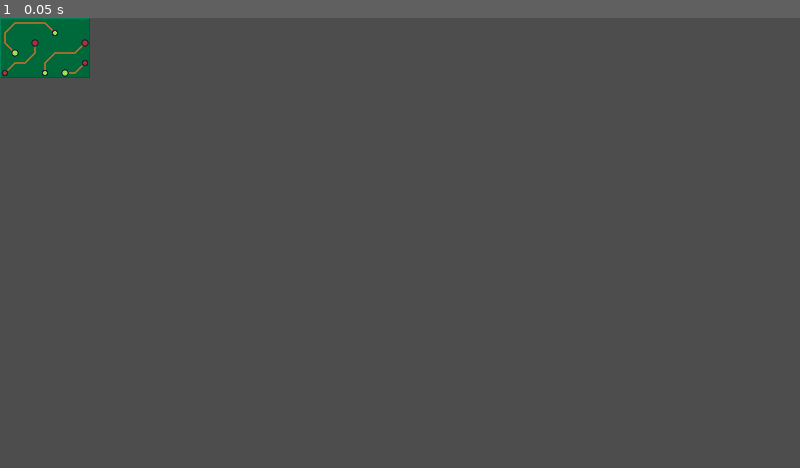
Above: before the commit, frame 1.
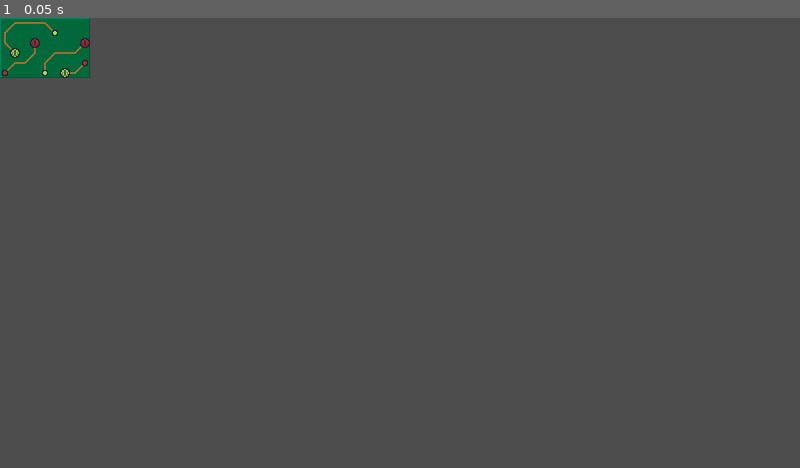
Above: after the commit, the same moment.

Repository: GodMadeEarth/Mini-Jame-Gam-16
Game: Godot game, scene res://timmysoup/circuit_board_2d.tscn
Two runs of this game, one before a commit and one after it. Both use one fixed random seed, a clock stepped at 60 frames per second and the inputs below. This scene is started directly instead of the project's main scene.
Inputs:
- Up to frame 1 (0.05 s): no input

The runs differ from the first frame. In frame 1, less than 0.1% of the frame differs, in the area x 1-12%, y 4-14%.

Commit message:
Circuit Board v6

Diff:
--- a/Taped Logic/timmysoup/CircuitBoard2D.gd
+++ b/Taped Logic/timmysoup/CircuitBoard2D.gd
@@ -1,23 +1,12 @@
 extends TileMap
-
-#right = 1>9
-#bottomRight = 3>7-15
-#bottom = 5>13
-#bottomLeft = 7>3-11
-#left = 9>1
-#topLeft = 11>7-15
-#top = 13>5
-#topRight = 15>3-11
-
-
 
 
 
 func _ready():
-	print(tiles_connected())
+	print(get_wire_group(Vector2i(1,1)))
 
 func _process(delta):
-	set_cell(3,Vector2i(0,0),-1,Vector2i(0,0))
+	pass
 
 func get_components_of_type(atlasCord = Vector2i(0,1)):
 	var components = get_used_cells(0)
@@ -35,35 +24,35 @@
 	var direction = Vector2i(cell1Position - cell2Position)
 
 	if direction == Vector2i(1,0):#Left
-		if get_cell_tile_data(1,cell1Position).get_terrain_peering_bit(7) == 0 and get_cell_tile_data(1,cell2Position).get_terrain_peering_bit(3) == 0:
+		if get_cell_tile_data(1,cell1Position).get_terrain_peering_bit(7) != -1 and get_cell_tile_data(1,cell2Position).get_terrain_peering_bit(3) != -1:
 			return true
-		elif get_cell_tile_data(1,cell1Position).get_terrain_peering_bit(9) == 0 and get_cell_tile_data(1,cell2Position).get_terrain_peering_bit(1) == 0:
+		elif get_cell_tile_data(1,cell1Position).get_terrain_peering_bit(8) != -1 and get_cell_tile_data(1,cell2Position).get_terrain_peering_bit(0) != -1:
 			return true
-		elif get_cell_tile_data(1,cell1Position).get_terrain_peering_bit(11) == 0 and get_cell_tile_data(1,cell2Position).get_terrain_peering_bit(15) == 0:
+		elif get_cell_tile_data(1,cell1Position).get_terrain_peering_bit(11) != -1 and get_cell_tile_data(1,cell2Position).get_terrain_peering_bit(15) != -1:
 			return true
 
 	elif direction == Vector2i(-1,0):#Right
-		if get_cell_tile_data(1,cell1Position).get_terrain_peering_bit(3) == 0 and get_cell_tile_data(1,cell2Position).get_terrain_peering_bit(7) == 0:
+		if get_cell_tile_data(1,cell1Position).get_terrain_peering_bit(3) != -1 and get_cell_tile_data(1,cell2Position).get_terrain_peering_bit(7) != -1:
 			return true
-		elif get_cell_tile_data(1,cell1Position).get_terrain_peering_bit(1) == 0 and get_cell_tile_data(1,cell2Position).get_terrain_peering_bit(9) == 0:
+		elif get_cell_tile_data(1,cell1Position).get_terrain_peering_bit(0) != -1 and get_cell_tile_data(1,cell2Position).get_terrain_peering_bit(8) != -1:
 			return true
-		elif get_cell_tile_data(1,cell1Position).get_terrain_peering_bit(15) == 0 and get_cell_tile_data(1,cell2Position).get_terrain_peering_bit(11) == 0:
+		elif get_cell_tile_data(1,cell1Position).get_terrain_peering_bit(15) != -1 and get_cell_tile_data(1,cell2Position).get_terrain_peering_bit(11) != -1:
 			return true
 
 	elif  direction == Vector2i(0,1):#Up
-		if get_cell_tile_data(1,cell1Position).get_terrain_peering_bit(11) == 0 and get_cell_tile_data(1,cell2Position).get_terrain_peering_bit(7) == 0:
+		if get_cell_tile_data(1,cell1Position).get_terrain_peering_bit(11) != -1 and get_cell_tile_data(1,cell2Position).get_terrain_peering_bit(7) != -1:
 			return true
-		elif get_cell_tile_data(1,cell1Position).get_terrain_peering_bit(13) == 0 and get_cell_tile_data(1,cell2Position).get_terrain_peering_bit(5) == 0:
+		elif get_cell_tile_data(1,cell1Position).get_terrain_peering_bit(12) != -1 and get_cell_tile_data(1,cell2Position).get_terrain_peering_bit(4) != -1:
 			return true
-		elif get_cell_tile_data(1,cell1Position).get_terrain_peering_bit(15) == 0 and get_cell_tile_data(1,cell2Position).get_terrain_peering_bit(3) == 0:
+		elif get_cell_tile_data(1,cell1Position).get_terrain_peering_bit(15) != -1 and get_cell_tile_data(1,cell2Position).get_terrain_peering_bit(3) != -1:
 			return true
 
 	elif direction == Vector2i(0,-1):#Down
-		if get_cell_tile_data(1,cell1Position).get_terrain_peering_bit(7) == 0 and get_cell_tile_data(1,cell2Position).get_terrain_peering_bit(11) == 0:
+		if get_cell_tile_data(1,cell1Position).get_terrain_peering_bit(7) != -1 and get_cell_tile_data(1,cell2Position).get_terrain_peering_bit(11) != -1:
 			return true
-		elif get_cell_tile_data(1,cell1Position).get_terrain_peering_bit(5) == 0 and get_cell_tile_data(1,cell2Position).get_terrain_peering_bit(13) == 0:
+		elif get_cell_tile_data(1,cell1Position).get_terrain_peering_bit(4) != -1 and get_cell_tile_data(1,cell2Position).get_terrain_peering_bit(12) != -1:
 			return true
-		elif get_cell_tile_data(1,cell1Position).get_terrain_peering_bit(3) == 0 and get_cell_tile_data(1,cell2Position).get_terrain_peering_bit(15) == 0:
+		elif get_cell_tile_data(1,cell1Position).get_terrain_peering_bit(3) != -1 and get_cell_tile_data(1,cell2Position).get_terrain_peering_bit(15) != -1:
 			return true
 
 	else:
@@ -73,30 +62,32 @@
 	var processedWires = []
 	var wiresToProcess = [rootCellPosition]
 	var quantumWire = Vector2i()
+
 	while wiresToProcess.size() != 0:
+
 		quantumWire = wiresToProcess[0]
 		quantumWire.x += 1
-		if quantumWire in get_used_cells(1):
+		if quantumWire in get_used_cells(1) and quantumWire not in processedWires:
 			if tiles_connected(wiresToProcess[0],quantumWire):
 				wiresToProcess.append(quantumWire)
 
 		quantumWire = wiresToProcess[0]
 		quantumWire.x -= 1
-		if quantumWire in get_used_cells(1):
+		if quantumWire in get_used_cells(1) and quantumWire not in processedWires:
 			if tiles_connected(wiresToProcess[0],quantumWire):
 				wiresToProcess.append(quantumWire)
 
 		quantumWire = wiresToProcess[0]
 		quantumWire.y += 1
-		if quantumWire in get_used_cells(1):
+		if quantumWire in get_used_cells(1) and quantumWire not in processedWires:
 			if tiles_connected(wiresToProcess[0],quantumWire):
 				wiresToProcess.append(quantumWire)
 
 		quantumWire = wiresToProcess[0]
 		quantumWire.y -= 1
-		if quantumWire in get_used_cells(1):
+		if quantumWire in get_used_cells(1) and quantumWire not in processedWires:
 			if tiles_connected(wiresToProcess[0],quantumWire):
 				wiresToProcess.append(quantumWire)
 
-		processedWires.append(wiresToProcess[0]);wiresToProcess.erase(0)
+		processedWires.append(wiresToProcess[0]);wiresToProcess.erase(wiresToProcess[0])
 	return processedWires
--- a/Taped Logic/timmysoup/circuit_board_2d.tscn
+++ b/Taped Logic/timmysoup/circuit_board_2d.tscn
@@ -1,8 +1,9 @@
-[gd_scene load_steps=8 format=3 uid="uid://n8onstf5hnay"]
+[gd_scene load_steps=9 format=3 uid="uid://n8onstf5hnay"]
 
 [ext_resource type="Texture2D" uid="uid://cjeirvfpn82fv" path="res://timmysoup/Demo Circuitboard-Sheet.png" id="2_17xg2"]
 [ext_resource type="Texture2D" uid="uid://bfnn13j1du21a" path="res://timmysoup/CircutBoardV22.png" id="3_ch7eq"]
 [ext_resource type="Texture2D" uid="uid://c3sgr48q13k6q" path="res://timmysoup/components-Sheet.png" id="3_rl48i"]
+[ext_resource type="Script" path="res://timmysoup/CircuitBoard2D.gd" id="4_giflo"]
 
 [sub_resource type="TileSetAtlasSource" id="TileSetAtlasSource_pypoi"]
 texture = ExtResource("3_rl48i")
@@ -10,6 +11,15 @@
 1:0/0 = 0
 0:1/0 = 0
 1:1/0 = 0
+3:0/0 = 0
+3:1/0 = 0
+4:1/0 = 0
+4:0/0 = 0
+5:0/0 = 0
+5:1/0 = 0
+2:0/size_in_atlas = Vector2i(1, 2)
+2:0/0 = 0
+2:0/0/texture_origin = Vector2i(0, 8)
 
 [sub_resource type="TileSetAtlasSource" id="TileSetAtlasSource_bnisy"]
 texture = ExtResource("2_17xg2")
@@ -211,3 +221,4 @@
 layer_2/y_sort_origin = 0
 layer_2/z_index = 2
 layer_2/tile_data = PackedInt32Array(65541, 65536, 1, 327684, 65536, 1, 131075, 0, 0, 131080, 0, 0, 327686, 65536, 0, 262152, 0, 1, 327680, 0, 1, 196609, 65536, 0)
+script = ExtResource("4_giflo")
Binary file changed: Taped Logic/timmysoup/components-Sheet.png
